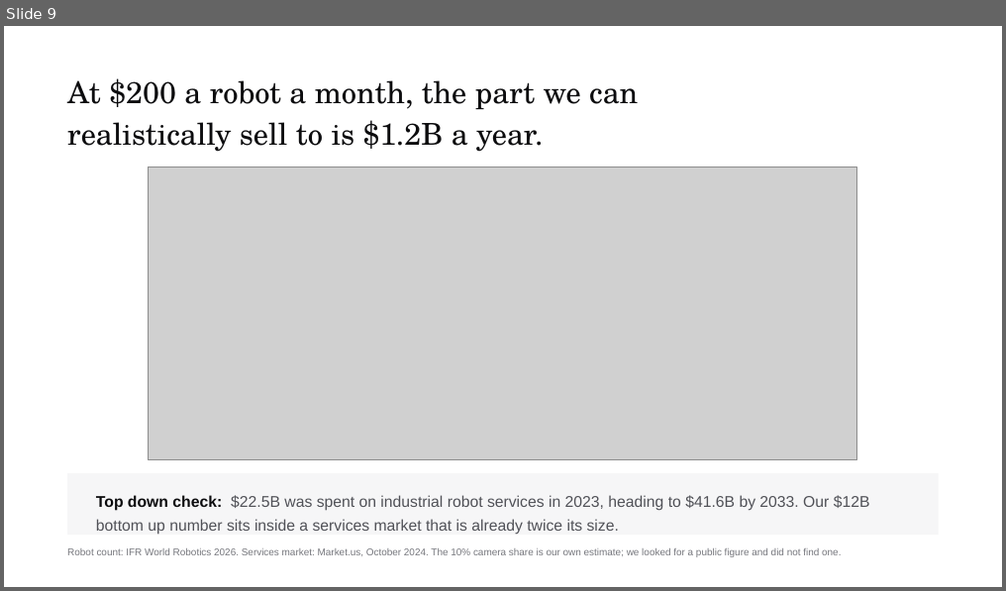
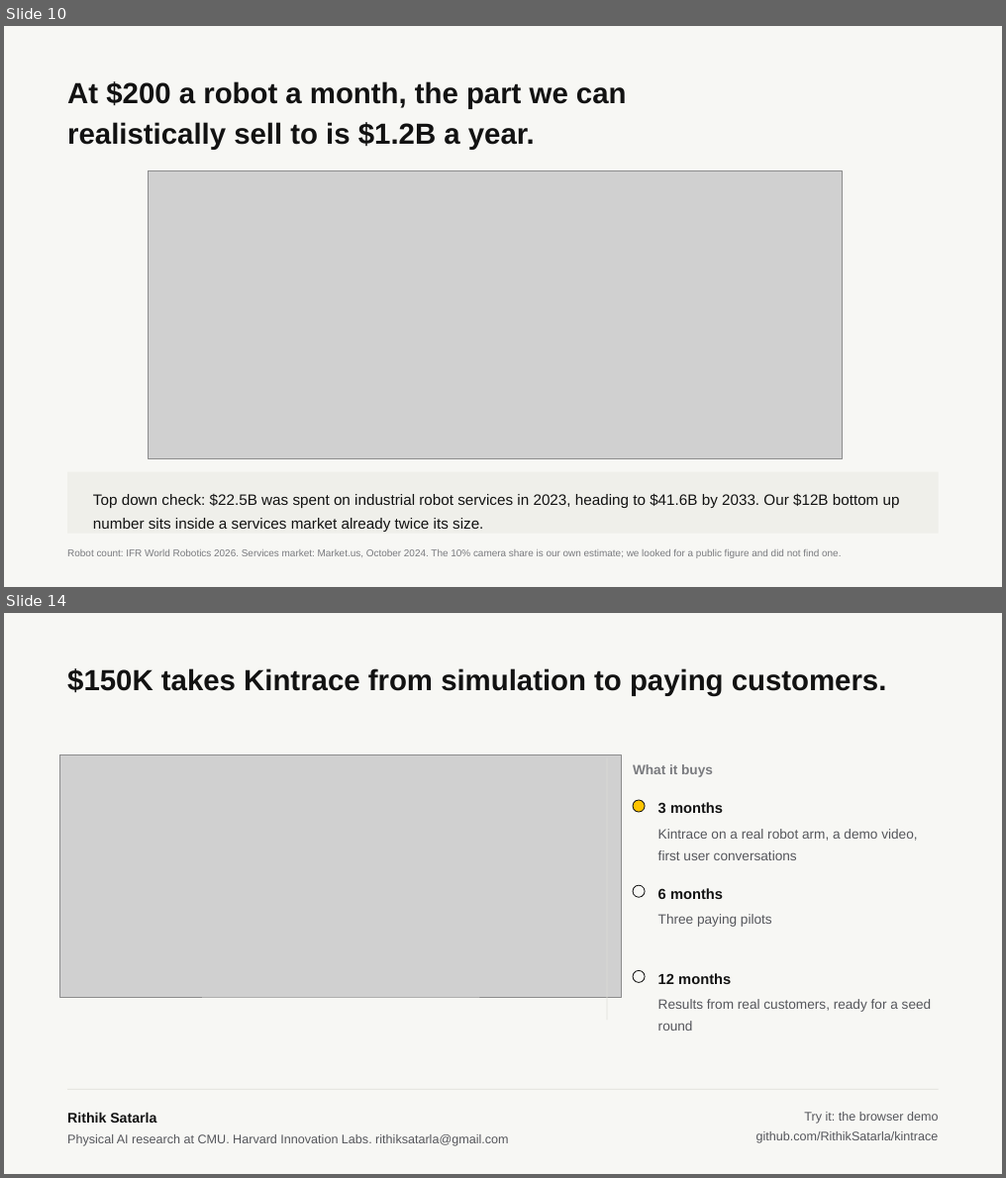
Before and after one commit to RithikSatarla/respitelabs, a slide deck: pitch/Kintrace-deck.pptx. Shown one above the other, each under a label of ours: slide 9 before the commit, slides 10 and 14 after it; the slides between them are not shown. The pictures are 1006x591 and 1006x1178 pixels, drawn with LibreOffice and Linux fonts; fonts in the diff are those of the drawing; grey boxes stand for pictures. Boxes give left, top, right and bottom in pixels: in the first picture for what was removed or moved away, otherwise in the second. Text is boxed around its words. In the diff, an @@ line names an element or a change of style, - is before the commit and + after.

Commit message:
Restyle the site and rebuild the deck
Site: off-white #F7F7F4, black #121212, safety yellow #FFC400, across the
home page, the Crash It Yourself prototype and the demo. Yellow is a fill
only. Where the old orange was used as text, the text is now black and the
yellow sits behind it as a highlight, because yellow type on off-white does
not read. The robot cell drawing is recoloured to match.

Deck: 14 slides in the same palette, Arial in the pptx and Archivo on the web
version. Two new slides. One says plainly what Kintrace does, right after the
cover, so anyone who reads two slides knows the product. The other breaks the
$150K down line by line and merges it into the ask.

Drops the YC application milestone and the November date. In their place a
"Where we are going" roadmap: now, 3 months, 6 months, 12 months, and where
this ends up. No dates tied to any programme. The raise is $150K with no
brackets, and the empty cofounder slot is gone; the budget carries it as a
hire instead.

docs/pitch/ is rebuilt as a real web deck: full screen slides, arrow keys and
swipe, a slide counter, a yellow progress bar, a PDF download and a phone
layout that scrolls instead of squashing. Linked from the site footer, not
the nav.

```diff
--- a/pitch/Kintrace-deck.pptx
+++ b/pitch/Kintrace-deck.pptx
@@ slide 14 added at box(4, 613, 1002, 1174), background #F7F7F4 @@
@@ text added at box(67, 668, 887, 695), 28 pt, text #121212, bold @@
+$150K takes Kintrace from simulation to paying customers.
@@ picture added at box(60, 756, 622, 997) @@
@@ rectangle added at box(607, 759, 607, 1020), fill #DEDED8 @@
@@ text added at box(633, 764, 713, 777), 13 pt, text #7A7B7F, bold @@
+What it buys
@@ ellipse added at box(633, 800, 645, 812), fill #FFC400, outline #121212 0.8 pt @@
@@ text added at box(658, 802, 723, 813), 14 pt, text #121212, bold @@
+3 months
@@ text added at box(658, 829, 917, 861), 13 pt, text #55565B @@
+Kintrace on a real robot arm, a demo video, first user conversations
@@ ellipse added at box(633, 885, 645, 897), fill #F7F7F4, outline #121212 0.8 pt @@
@@ text added at box(658, 888, 723, 899), 14 pt, text #121212, bold @@
+6 months
@@ text added at box(658, 914, 772, 927), 13 pt, text #55565B @@
+Three paying pilots
@@ ellipse added at box(633, 970, 645, 983), fill #F7F7F4, outline #121212 0.8 pt @@
@@ text added at box(658, 973, 731, 984), 14 pt, text #121212, bold @@
+12 months
@@ text added at box(658, 999, 932, 1031), 13 pt, text #55565B @@
+Results from real customers, ready for a seed round
@@ rectangle added at box(67, 1089, 939, 1090), fill #DEDED8 @@
@@ text added at box(67, 1112, 508, 1147), 12 pt, text #55565B @@
+Rithik Satarla
+Physical AI research at CMU. Harvard Innovation Labs. rithiksatarla@gmail.com
@@ text added at box(756, 1112, 939, 1144), 12 pt, text #55565B @@
+Try it: the browser demo
+github.com/RithikSatarla/kintrace
@@ what was slide 9 is now slide 10 @@
@@ slide 10 changed as well @@
@@ background #FFFFFF to #F7F7F4 @@
@@ text "At $200 a robot a ..." at box(67, 81, 627, 150): size 29 to 28 pt, font TeX Gyre Schola to Arial, text colour #0C0C0E to #121212, bold on; line spacing 1.16 to 1.18 @@
@@ picture: place and size @@
-picture at box(148, 167, 856, 461)
+picture at box(148, 172, 843, 459)
@@ rectangle at box(67, 472, 939, 534): fill #F6F6F7 to #EFEFEA @@
@@ text at box(93, 493, 900, 532): text changed; size 15 to 14.5 pt; text colour #505157 to #121212 @@
-Top down check: $22.5B was spent on industrial robot services in 2023, heading to $41.6B by 2033. Our $12B bottom up number sits inside a services market that is already twice its size.
+Top down check: $22.5B was spent on industrial robot services in 2023, heading to $41.6B by 2033. Our $12B bottom up number sits inside a services market already twice its size.
```
Also in this commit, not shown: 8 other slides changed, 4 other slides added, 2 slides removed, 29 other files.
